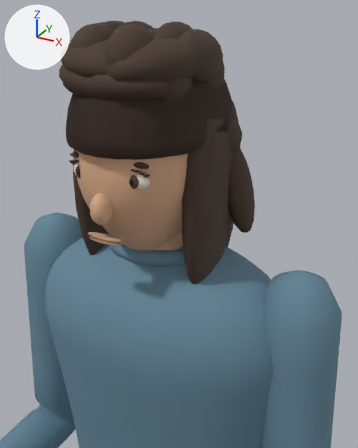
What one commit did to the glTF model packages/client/public/models/character/base.glb.
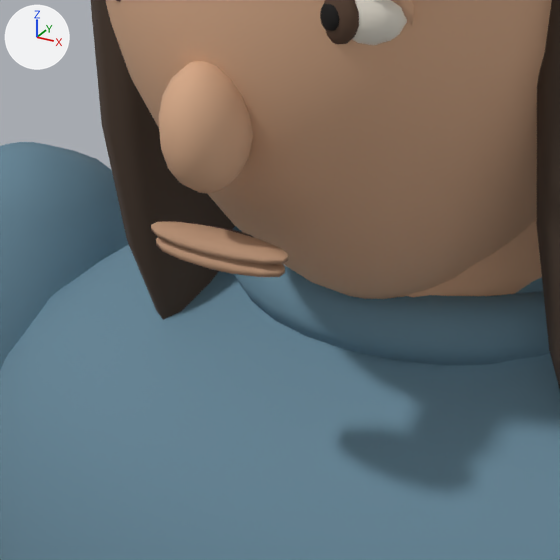
Each version is shown from a 50 mm lens placed at (0.293, -0.48, 1.366), pointed at (0.061, -0.059, 1.156), then close up on the part from 14% to 52% of the width and 40% to 70% of the height. The axes (+X, +Y, +Z) are drawn at upper left. The lights are the same throughout. The older version's two pictures come first. Vertices at exactly the same position are counted once.

Objects in the first close-up: 'BodyMesh', 'Hair5', 'HeadMesh'.
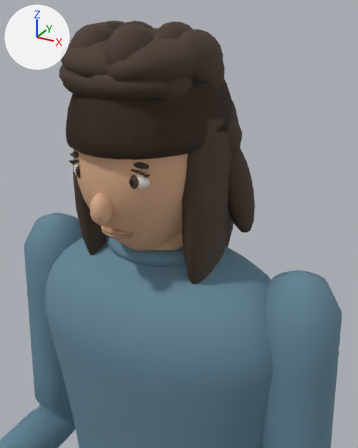
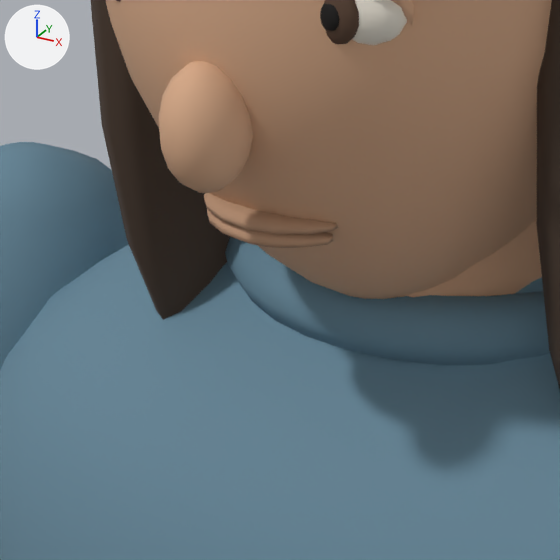
Where the change shows, as pixel boxes [x1, y1, x2, y2] in the close-ups (560 x 560 px; the box of a moved part takes in the faces that stretch with it):
part 1 of me_mesh_1, moved or reshaped (not visible afterwards): before [211, 226, 255, 238]
part 2 of me_mesh_1, moved or reshaped: before [193, 226, 243, 272]; after [234, 209, 269, 247]
part 3 of me_mesh_1, moved or reshaped: before [177, 224, 259, 275]; after [220, 204, 287, 248]
part 4 of me_mesh_1, moved or reshaped (mostly hidden afterwards): before [177, 224, 261, 246]; after [221, 199, 301, 220]
part 5 of me_mesh_1, moved or reshaped: before [158, 222, 280, 277]; after [207, 200, 310, 248]
part 6 of me_mesh_1, moved or reshaped: before [151, 221, 190, 251]; after [204, 193, 221, 222]
part 7 of me_mesh_1, moved or reshaped: before [246, 244, 289, 277]; after [290, 218, 338, 247]

The edits, one by one:
me_mesh_1 has 1804 vertices, 3540 faces and spans x -0.083..0.083, y -0.123..0.086, z 1.095..1.325.
me_mesh_1 is used by ob_headmesh; location (0.0, 0.0, 0.0).
me_mesh_1 part 1: the loose piece of 32 vertices spanning x -0.012..0.012, y -0.108..-0.1, z 1.141..1.148 is moved by (0.0, 0.018, 0.0).
me_mesh_1 part 2: 36 of the vertices in x -0.006..0.006, y -0.114..-0.102, z 1.14..1.149 are moved by (0.0, 0.017, 0.0).
me_mesh_1 part 3: 32 of the vertices in x -0.01..0.01, y -0.113..-0.103, z 1.141..1.149 are moved by (0.0, 0.018, 0.0).
me_mesh_1 part 4: 16 of the vertices in x -0.013..0.013, y -0.109..-0.107, z 1.141..1.149 are moved by (0.0, 0.019, 0.0).
me_mesh_1 part 5: 16 of the vertices in x -0.016..0.016, y -0.112..-0.104, z 1.142..1.148 are moved by (0.0, 0.02, 0.0).
me_mesh_1 part 6: all 8 vertices in x -0.02..-0.019, y -0.109..-0.107, z 1.142..1.148 are moved by (0.0, 0.022, 0.0).
me_mesh_1 part 7: all 8 vertices in x 0.019..0.02, y -0.109..-0.107, z 1.142..1.148 are moved by (0.0, 0.022, 0.0).
